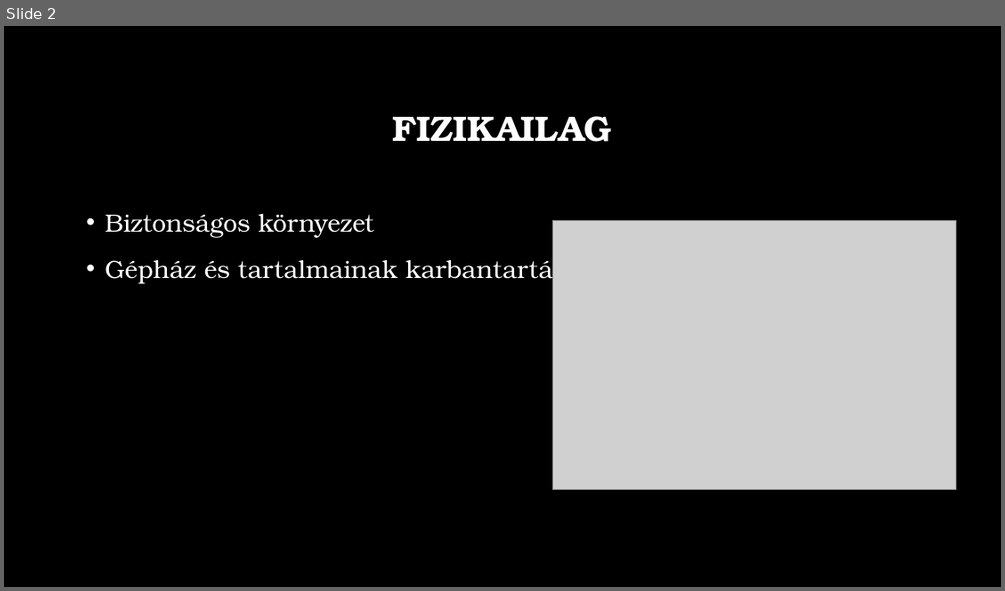
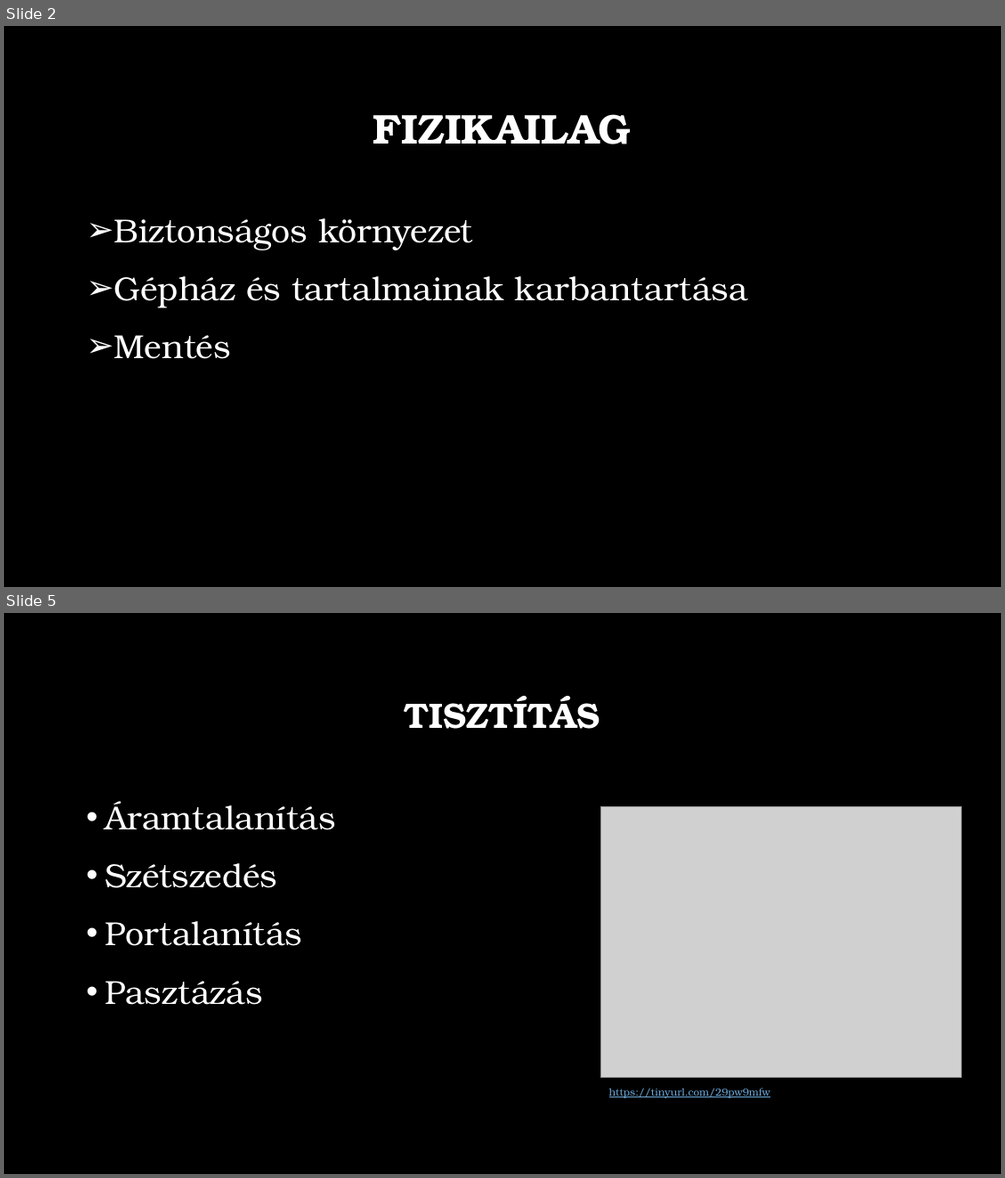
Before and after one commit to bartekaron/Sz-m-t-g-p-v-delme, a slide deck: Számítógép védelme.pptx. Shown one above the other, each under a label of ours: slide 2 before the commit, slides 2 and 5 after it; the slides between them are not shown. The pictures are 1005x591 and 1005x1178 pixels, drawn with LibreOffice and Linux fonts; fonts in the diff are those of the drawing; grey boxes stand for pictures; background and template pictures are left out. Boxes give left, top, right and bottom in pixels: in the first picture for what was removed or moved away, otherwise in the second. Text is boxed around its words. In the diff, an @@ line names an element or a change of style, - is before the commit and + after.

```diff
--- a/Számítógép védelme.pptx
+++ b/Számítógép védelme.pptx
@@ slide 5 added at (4, 613, 1001, 1174), background picture (left out) @@
@@ title added at (404, 696, 600, 729), 34 pt, text #FFFFFF, bold @@
+TISZTÍTÁS
@@ text added at (105, 801, 335, 1005), 32 pt, text #FFFFFF @@
+• Áramtalanítás
+• Szétszedés
+• Portalanítás
+• Pasztázás
@@ picture added at (600, 807, 962, 1078) @@
@@ text added at (609, 1087, 770, 1098), 10 pt, text #6BA9DA, underline @@
+https://tinyurl.com/29pw9mfw
@@ slide 2 changed as well @@
@@ title "FIZIKAILAG" at (373, 114, 631, 144): size 34 to 40 pt @@
@@ text at (114, 218, 748, 308): size 24 to 32 pt in "Biztonságos környezet", "Gépház és tartalmainak karbantartása"; bullet • to ➢ @@
@@ picture removed at (552, 220, 956, 490) @@
@@ text at (114, 335, 231, 359): paragraph added @@
+➢ Mentés
```
Also in this commit, not shown: 4 other slides changed, 5 other slides added, 5 slides removed.
